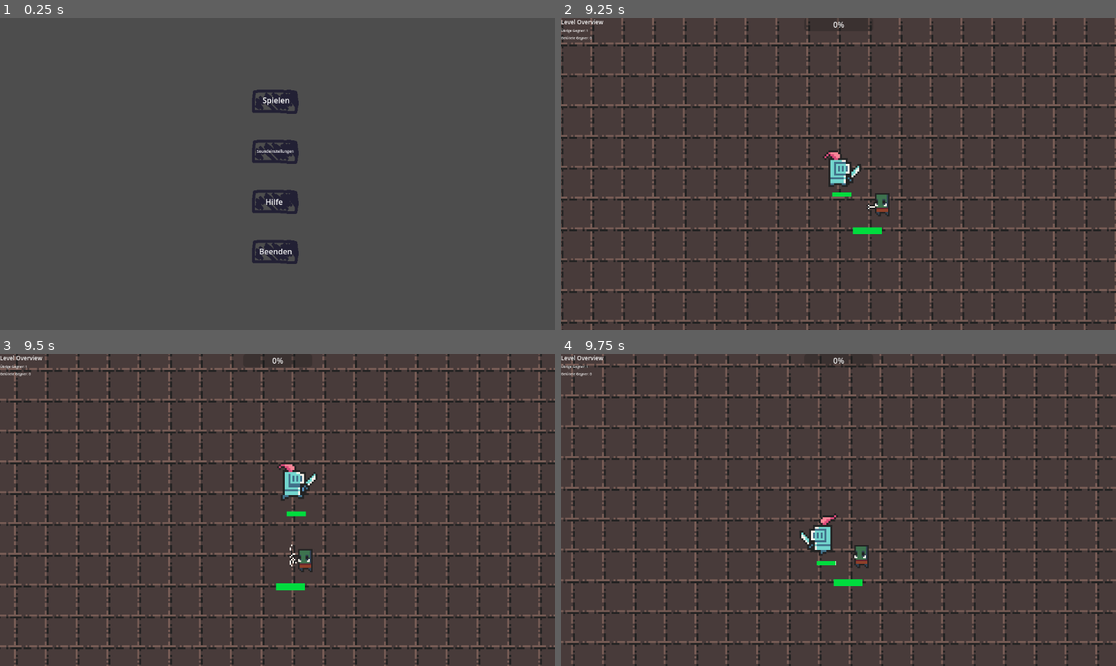
Above: before the commit, frames 1-4 (two rows, left to right).
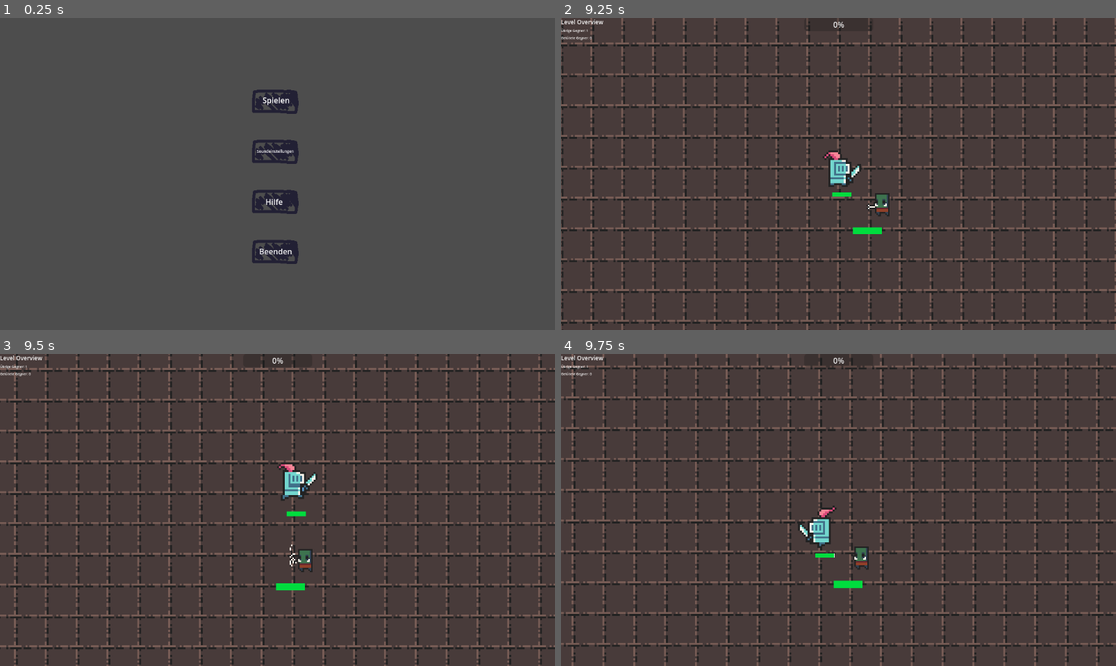
Above: after the commit, the same moments.

Repository: Lukas74m/gae_ca2
Game: Godot game, scene res://scenes/mainMenu/Main_Menu.tscn
Two runs of this game, one before a commit and one after it. Both use one fixed random seed, a clock stepped at 60 frames per second and the inputs below.
Inputs (mouse positions are in pixels of both pictures, inside the frame that each line leads up to):
- Up to frame 1 (0.25 s): no input
- Up to frame 2 (9.25 s): click "Spielen" at 0.5 s; move the mouse to (960, 158) at 1.27 s; hold Q (attack) 1.28-2.03 s; move the mouse to (727, 189) at 2.02 s; tap Q (attack) at 2.1, 3.05, 3.6, 5.3, 6.6, 7.55, 8.1 s; move the mouse to (894, 105) at 2.77 s; hold E (dash) 2.78-3.53 s; move the mouse to (810, 236) at 3.52 s; move the mouse to (1005, 220) at 4.27 s; hold Q (attack) 4.28-5.03 s; move the mouse to (672, 127) at 5.02 s; tap E (dash) at 5.1 s; move the mouse to (866, 174) at 5.77 s; hold Q (attack) 5.78-6.53 s; move the mouse to (755, 96) at 6.52 s; move the mouse to (960, 158) at 7.27 s; hold E (dash) 7.28-8.03 s; move the mouse to (727, 189) at 8.02 s; move the mouse to (894, 105) at 8.77 s; hold Q (attack) from 8.78 s (still down)
- Up to frame 3 (9.5 s): keep holding Q (attack)
- Up to frame 4 (9.75 s): move the mouse to (810, 572) at 9.52 s; release Q (attack) at 9.53 s; tap E (dash) at 9.6 s

Frames 1-3 are identical in both runs. In frame 4, 19% of the frame differs, in the area x 0-100%, y 0-100%.

Commit message:
Boss logic finished. Animations missing

Diff:
--- a/gae-ca2/scenes/enemies/Enemy_Orc.tscn
+++ b/gae-ca2/scenes/enemies/Enemy_Orc.tscn
@@ -178,10 +178,11 @@
 }]
 
 [sub_resource type="CapsuleShape2D" id="CapsuleShape2D_wprko"]
-radius = 6.66667
-height = 22.2222
+radius = 11.1111
+height = 31.1111
 
 [node name="Enemy_Orc" instance=ExtResource("1_pfjf4")]
+position = Vector2(3, -3)
 sprite_path = NodePath("OrcAnimation")
 center_path = NodePath("OrcCenter")
 
@@ -200,7 +201,8 @@
 texture = ExtResource("2_2ymwm")
 
 [node name="CollisionShape2D" type="CollisionShape2D" parent="." index="3"]
-position = Vector2(-3.33333, 6.66667)
+visible = false
+position = Vector2(-10, 10)
 scale = Vector2(1.5, 1.5)
 shape = SubResource("CapsuleShape2D_wprko")
 
--- a/gae-ca2/scenes/enemies/bosses/BossBase.tscn
+++ b/gae-ca2/scenes/enemies/bosses/BossBase.tscn
@@ -28,6 +28,7 @@
 height = 213.333
 
 [node name="Boss" instance=ExtResource("1_lw1cg")]
+position = Vector2(-39, 41)
 script = ExtResource("2_u5uy3")
 projectile_scene = ExtResource("3_xvspy")
 ranged_attack_range = 200.0
@@ -37,23 +38,22 @@
 melee_attack_range = 50.0
 melee_attack_damage = 25.0
 melee_attack_cooldown = 5.0
-melee_charge_cooldown = 1.0
+melee_charge_cooldown = 2.0
 sprite_path = NodePath("BossAnimation")
 center_path = NodePath("BossCenter")
 
 [node name="Sprite2D" parent="." index="1"]
-scale = Vector2(1, 1.23)
+scale = Vector2(5, 6.15)
 texture = ExtResource("3_arcqg")
 
 [node name="BossAnimation" type="AnimatedSprite2D" parent="." index="2"]
 position = Vector2(0, 1.58946e-06)
-scale = Vector2(1, 1)
 sprite_frames = SubResource("SpriteFrames_xvspy")
 animation = &"attack"
 
 [node name="CollisionShape2D" type="CollisionShape2D" parent="." index="3"]
-position = Vector2(26.6667, 20)
-scale = Vector2(1, 1)
+visible = false
+position = Vector2(6.66666, 36.6667)
 shape = SubResource("CapsuleShape2D_arcqg")
 
 [node name="BossCenter" type="Marker2D" parent="." index="4"]
--- a/gae-ca2/scenes/player/Player.tscn
+++ b/gae-ca2/scenes/player/Player.tscn
@@ -148,6 +148,7 @@
 autoplay = "idle"
 
 [node name="CollisionShape2D" type="CollisionShape2D" parent="."]
+visible = false
 position = Vector2(-9, 0)
 shape = SubResource("CapsuleShape2D_c3xxp")
 
--- a/gae-ca2/scripts/enemies/boss_base.gd
+++ b/gae-ca2/scripts/enemies/boss_base.gd
@@ -11,8 +11,9 @@
 @export var melee_attack_range: float = 50.0
 @export var melee_attack_damage: float = 25.0
 @export var melee_attack_cooldown: float = 5.0
-@export var melee_charge_cooldown: float = 1.0
+@export var melee_charge_cooldown: float = 2.0
 
+var charging = false
 var ranged_cooldown_timer: float
 var melee_cooldown_timer: float
 var melee_charge_timer: float
@@ -20,13 +21,12 @@
 
 func _ready():
 	super._ready()  # Call parent _ready()
-	health.set_healthbar_position(global_position + Vector2(-15,100))
+	health.set_healthbar_position(global_position + Vector2(-15,130))
 
 	# Override some base enemy values for boss
 	max_health *= 3  # Bosses have more health
 	health.initialize_health(max_health)
 
-	print("Boss initialized with ", max_health, " health")
 
 func _physics_process(delta):
 	# Update cooldown timers
@@ -36,6 +36,7 @@
 		melee_cooldown_timer -= delta
 	if melee_charge_timer > 0.0:
 		melee_charge_timer -= delta
+
 
 	if Global.player == null:
 		push_error("Global.player is null")
@@ -47,17 +48,22 @@
 
 	match boss_current_state:
 		BossState.WALK:
-			boss_movement_logic(delta, distance_to_player)
+			boss_movement_logic(distance_to_player)
 		BossState.RANGED_ATTACK:
-			await perform_ranged_attack(delta, distance_to_player)
+			perform_ranged_attack(distance_to_player)
 		BossState.MELEE_ATTACK:
-			await perform_melee_attack(delta, distance_to_player)
+			if !charging:
+				perform_melee_charge()
+			if melee_charge_timer <= 0 and charging:
+				print(melee_charge_timer <= 0 and charging, melee_charge_timer, charging)
+				charging = false
+				perform_melee_attack(distance_to_player)
 		BossState.DEAD:
 			velocity = Vector2.ZERO
 
 	move_and_slide()
 
-func boss_movement_logic(delta: float, distance_to_player: float):
+func boss_movement_logic(distance_to_player: float):
 	# Decide which attack to use based on distance and cooldowns
 	if distance_to_player <= melee_attack_range and melee_cooldown_timer <= 0.0:
 		change_boss_state(BossState.MELEE_ATTACK)
@@ -73,26 +79,28 @@
 	else:
 		velocity = Vector2.ZERO
 
-func perform_ranged_attack(delta: float, distance_to_player: float):
+func perform_ranged_attack(distance_to_player: float):
 	velocity = Vector2.ZERO
 
 	# Aim and throw projectile at player
-	printerr("Range attack ", Global.time_alive)
+	#printerr("Range attack ", Global.time_alive)
 	throw_projectile_at_player()
 
 	# Set cooldown and return to walking
 	ranged_cooldown_timer = ranged_attack_cooldown
 	change_boss_state(BossState.WALK)
 
-func perform_melee_attack(delta: float, distance_to_player: float):
+func perform_melee_charge():
+	# Animation starten
+	charging = true
+	melee_charge_timer = melee_charge_cooldown
+	printerr("Starte animation und gebe Chance zum ausweichen ", Global.time_alive)
+
+func perform_melee_attack(distance_to_player: float):
 	velocity = Vector2.ZERO
-	# Animation gestartet, warten ob player in range bleibt
-	printerr("Starte animation und gebe Chance zum ausweichen")
-	#melee_charge_timer = melee_charge_cooldown
-	# Perform melee attack
 	if distance_to_player <= melee_attack_range:
 		deal_melee_damage()
-
+	printerr("Melle Damage ", Global.time_alive)
 	# Set cooldown and return to walking
 	melee_cooldown_timer = melee_attack_cooldown
 	change_boss_state(BossState.WALK)
@@ -134,7 +142,6 @@
 	return Global.player.global_position + (player_velocity * prediction_time)
 
 func deal_melee_damage():
-	printerr("Melle attack ", Global.time_alive)
 	if Global.player.has_method("take_damage"):
 		Global.player.take_damage(melee_attack_damage)
 
@@ -147,11 +154,8 @@
 	match new_state:
 		BossState.RANGED_ATTACK:
 			pass
-			#print("Boss entering ranged attack state")
 		BossState.MELEE_ATTACK:
-			#print("Boss entering melee attack state")
-
-			attack()
+			velocity = Vector2.ZERO
 		BossState.DEAD:
 			die()
 
